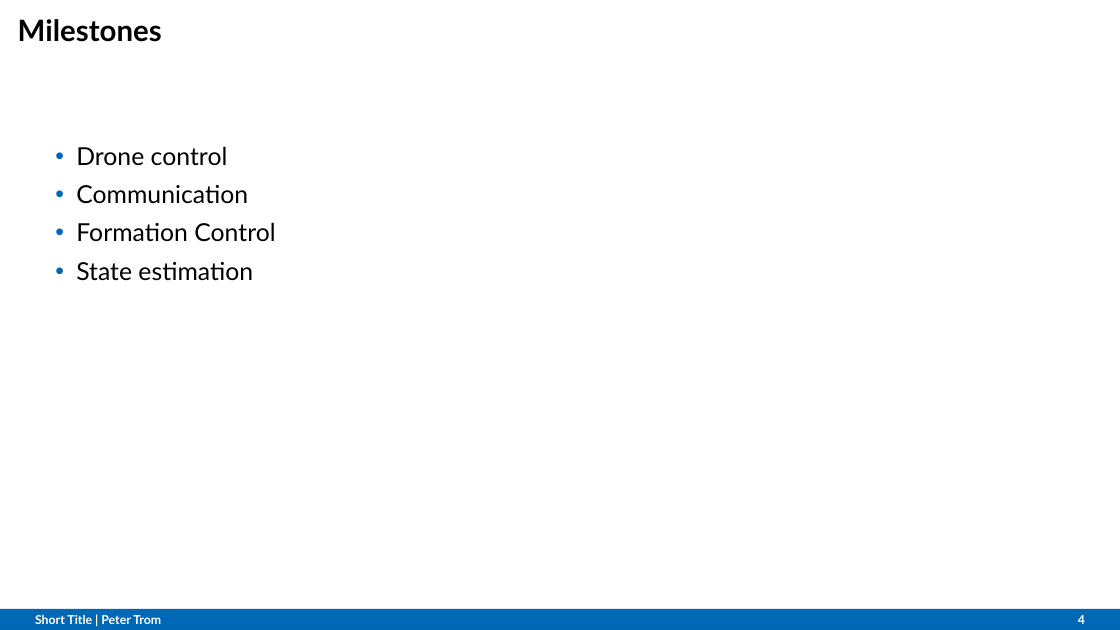
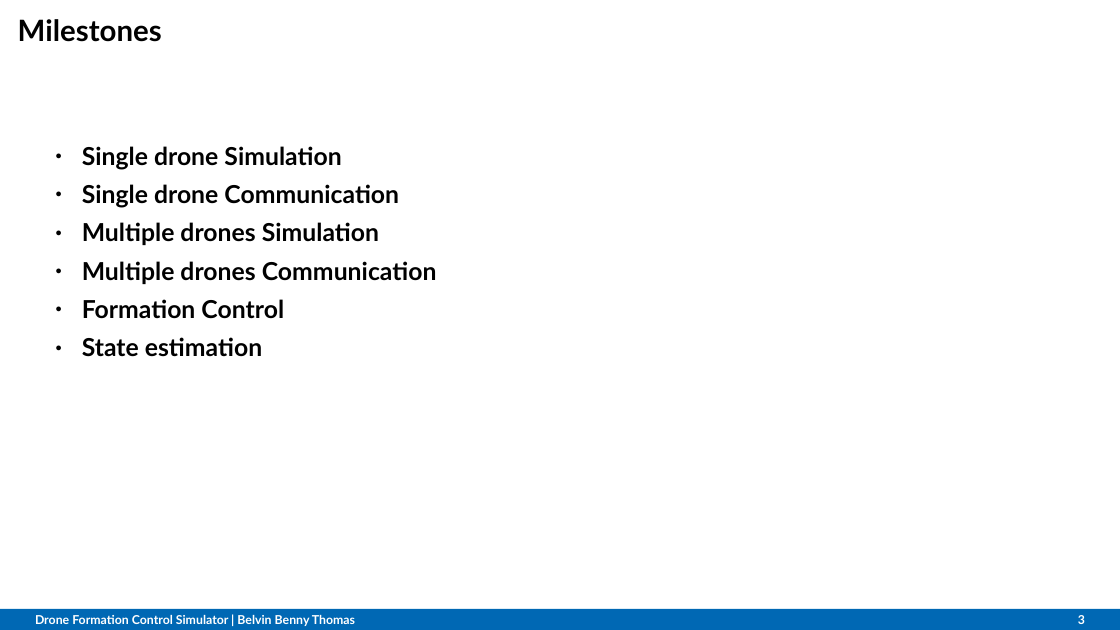
Before and after one commit to Belvin7/Drone_Project_personal-, a slide deck: slide 3 of AMS_Project_Plan.odp (slide 4 before the commit). Drawn at 1120x630 pixels with LibreOffice and Linux fonts; fonts in the diff are those of the drawing; background and template pictures are left out. Boxes give left, top, right and bottom in pixels: in the first picture for what was removed or moved away, otherwise in the second. Text is boxed around its words. In the diff, an @@ line names an element or a change of style, - is before the commit and + after.

```diff
--- a/AMS_Project_Plan.odp
+++ b/AMS_Project_Plan.odp
@@ text at [82,146,437,284]: text changed; bold on @@
-• Drone control
-• Communication
+● Single drone Simulation
+● Single drone Communication
+● Multiple drones Simulation
+● Multiple drones Communication
@@ text at [82,299,284,357]: bold on in "Formation Control", "State estimation"; bullet • to ●; bullet colour #0068B4 to #000000 @@
@@ text at [35,615,355,626]: text changed @@
-Short Title | Peter Trom
+Drone Formation Control Simulator | Belvin Benny Thomas
@@ page number at [1078,615,1085,624]: text changed @@
-4
+3
```
Also in this commit, not shown: 1 other slide changed, 12 slides added, 4 slides removed.
